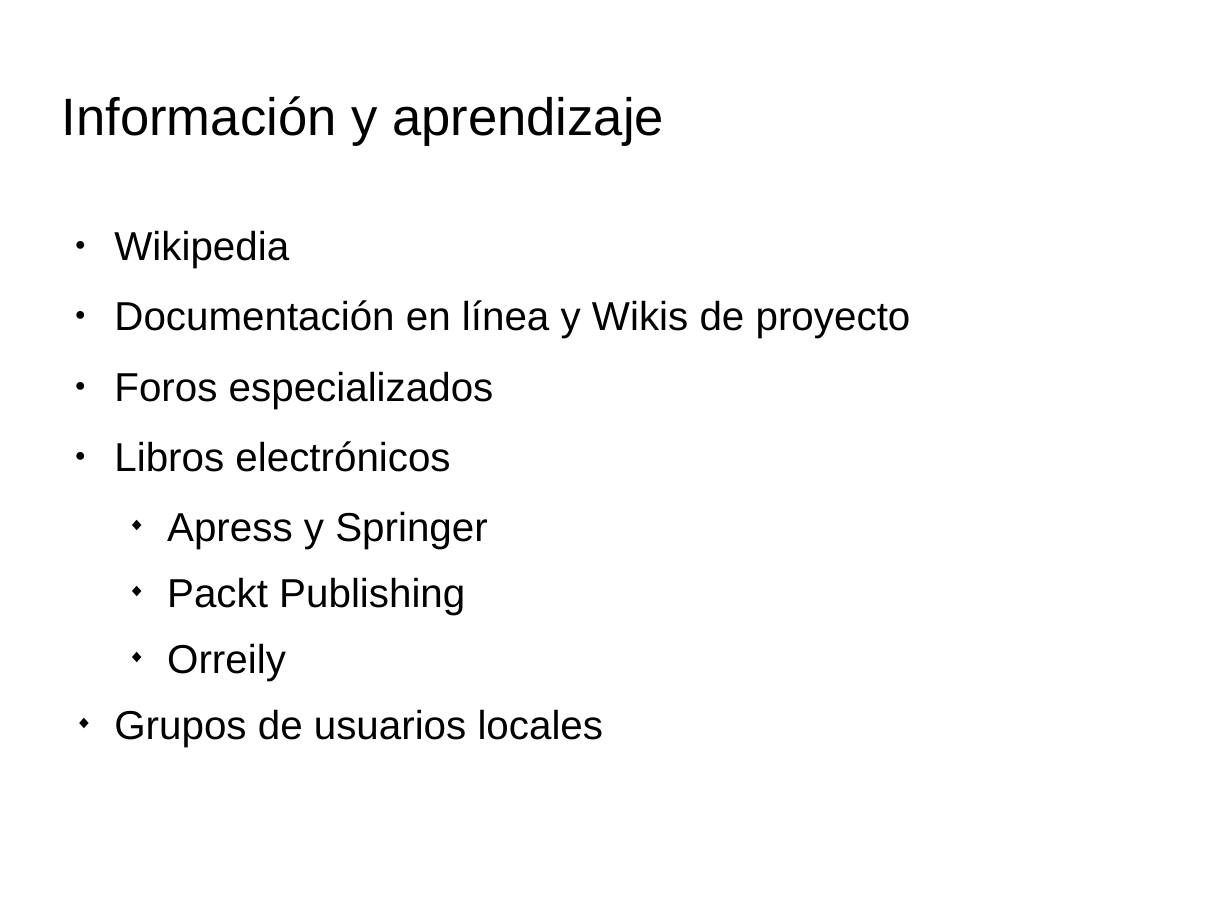
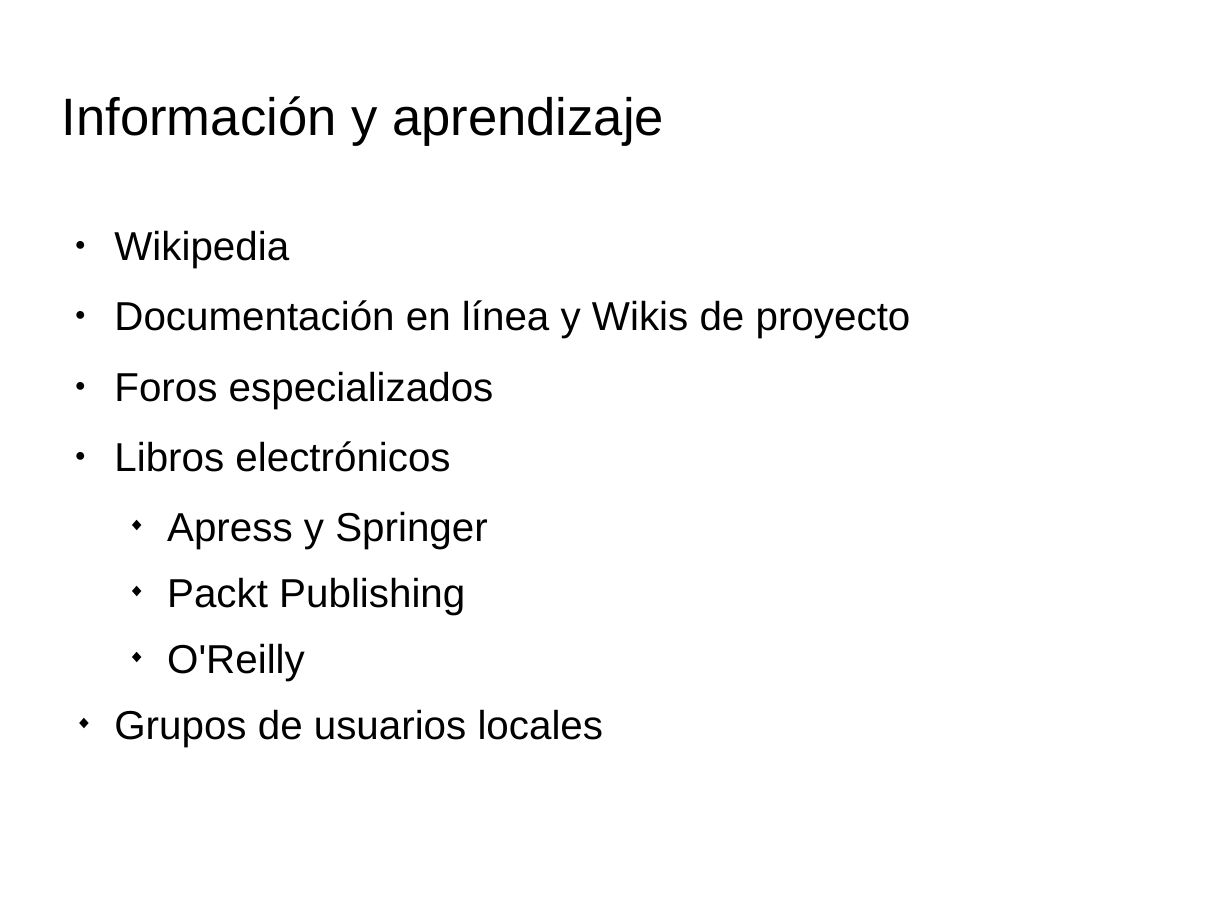
Before and after one commit to migh/mexico-city-gis-meetup, a slide deck: slide 14 of 001/001-1.odp. Drawn at 1232x924 pixels with LibreOffice and Linux fonts; fonts in the diff are those of the drawing; background and template pictures are left out. Boxes give left, top, right and bottom in pixels: in the first picture for what was removed or moved away, otherwise in the second. Text is boxed around its words. In the diff, an @@ line names an element or a change of style, - is before the commit and + after.

Commit message:
Presentacion de Laura Quiroz agregada

```diff
--- a/001/001-1.odp
+++ b/001/001-1.odp
@@ text at (167,643,305,681): text changed @@
-  ◆ Orreily
+  ◆ O'Reilly
```
Also in this commit, not shown: 3 other files.
